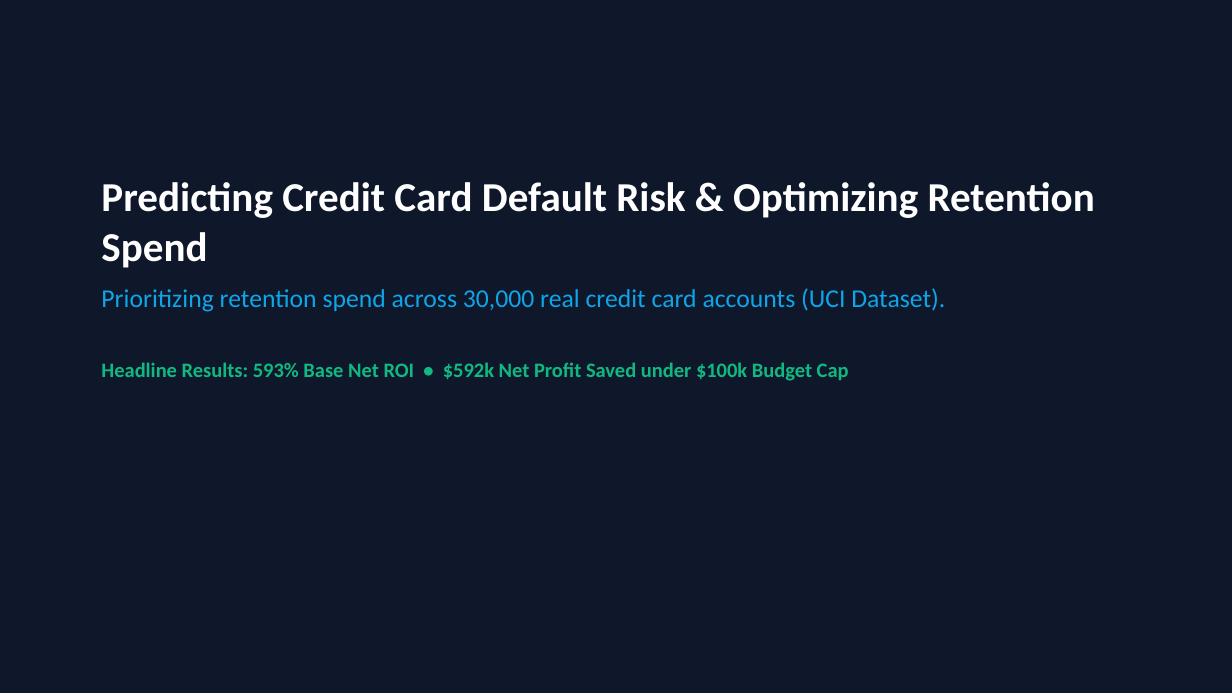
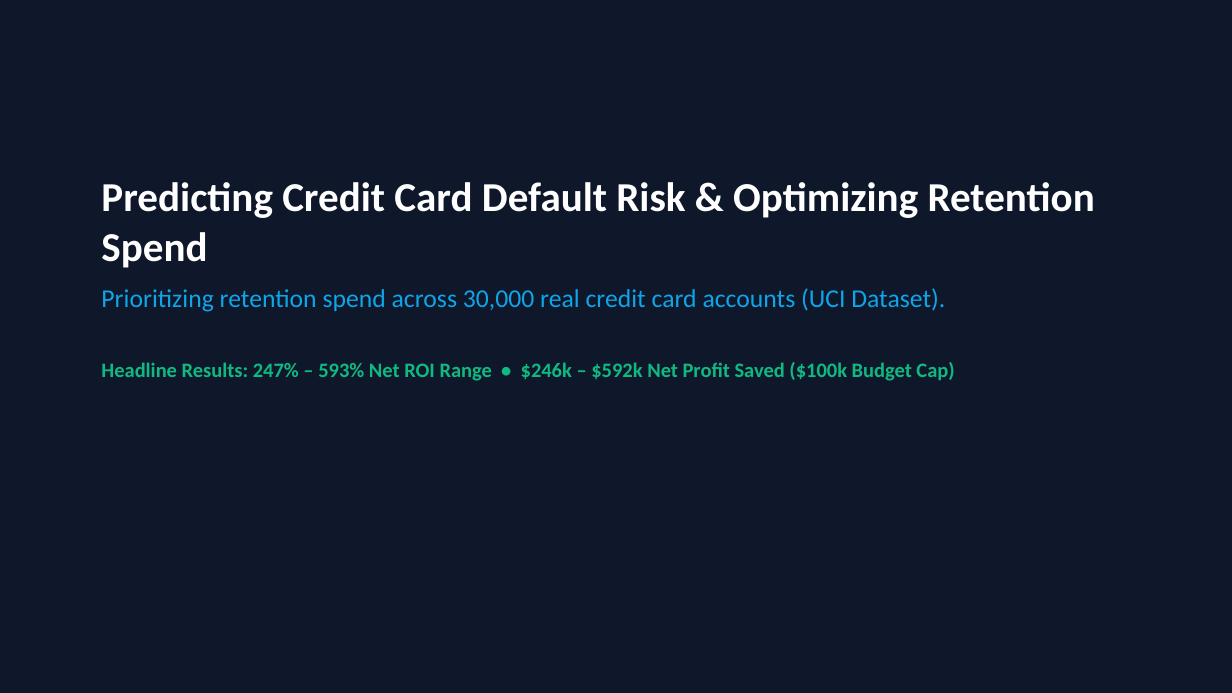
Before and after one commit to PriyankaHichkad/Fintech-Customer-Churn-Analytics, a slide deck: slide 1 of exports/FinTech_Churn_Retention_Strategy.pptx. Drawn at 1232x693 pixels with LibreOffice and Linux fonts; fonts in the diff are those of the drawing. Boxes give left, top, right and bottom in pixels: in the first picture for what was removed or moved away, otherwise in the second. Text is boxed around its words. In the diff, an @@ line names an element or a change of style, - is before the commit and + after.

```diff
--- a/exports/FinTech_Churn_Retention_Strategy.pptx
+++ b/exports/FinTech_Churn_Retention_Strategy.pptx
@@ text at (101,362,954,381): text changed @@
-Headline Results: 593% Base Net ROI • $592k Net Profit Saved under $100k Budget Cap
+Headline Results: 247% – 593% Net ROI Range • $246k – $592k Net Profit Saved ($100k Budget Cap)
```
Also in this commit, not shown: 5 other slides changed, 5 other files.
